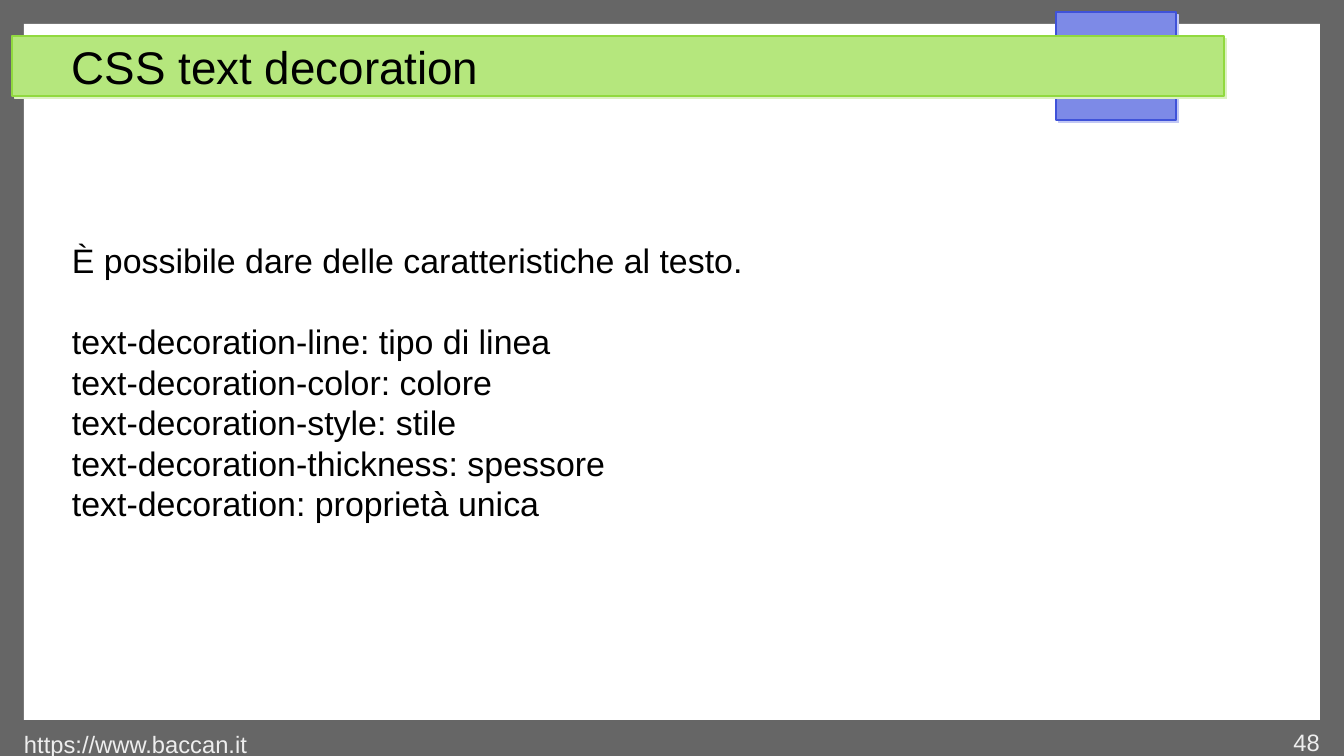
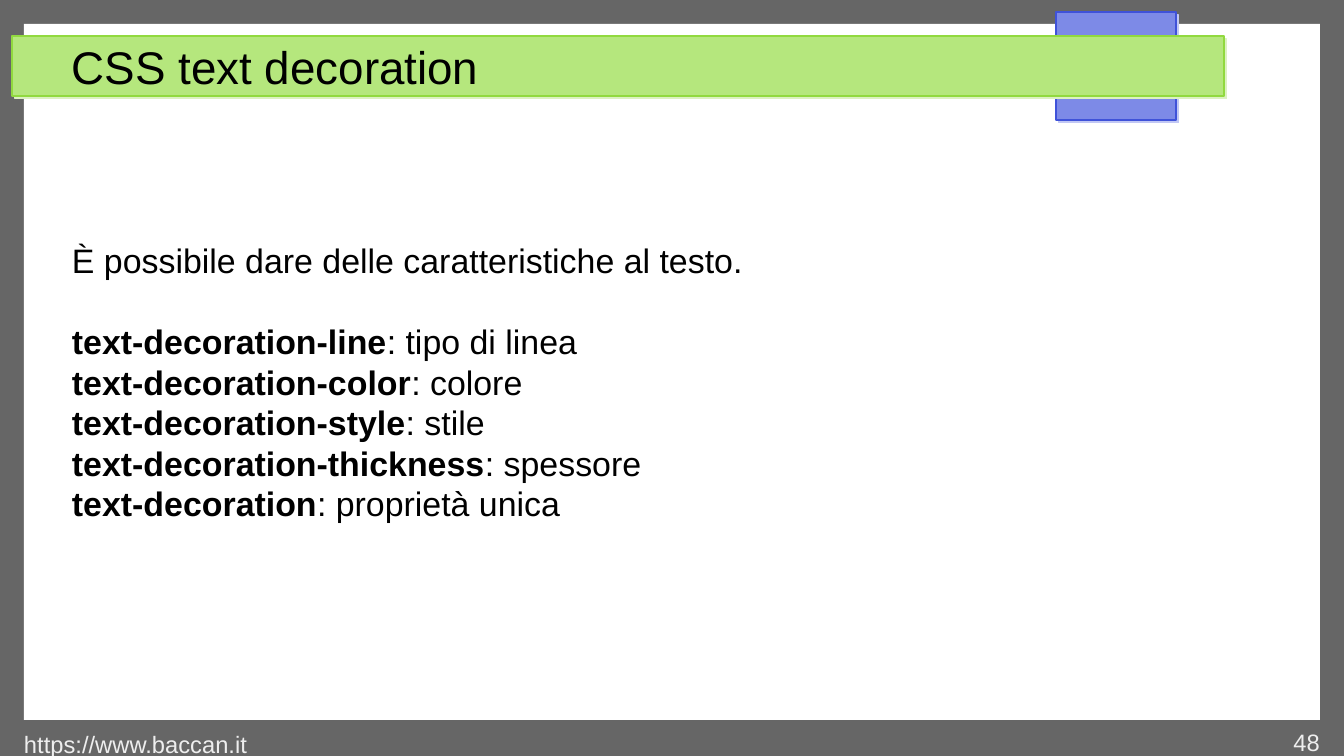
Before and after one commit to matteobaccan/CorsoCSS, a slide deck: slide 48 of Chapter_css.odp. Drawn at 1344x756 pixels with LibreOffice and Linux fonts; fonts in the diff are those of the drawing. Boxes give left, top, right and bottom in pixels: in the first picture for what was removed or moved away, otherwise in the second. Text is boxed around its words. In the diff, an @@ line names an element or a change of style, - is before the commit and + after.

```diff
--- a/Chapter_css.odp
+++ b/Chapter_css.odp
@@ text at <box>72,329,642,523</box>: bold on in "text-decoration-line:", "text-decoration-color:", "text-decoration-style:", "text-decoration-thickness:" and 1 more places @@
```
Also in this commit, not shown: 10 slides added, 6 other files.
